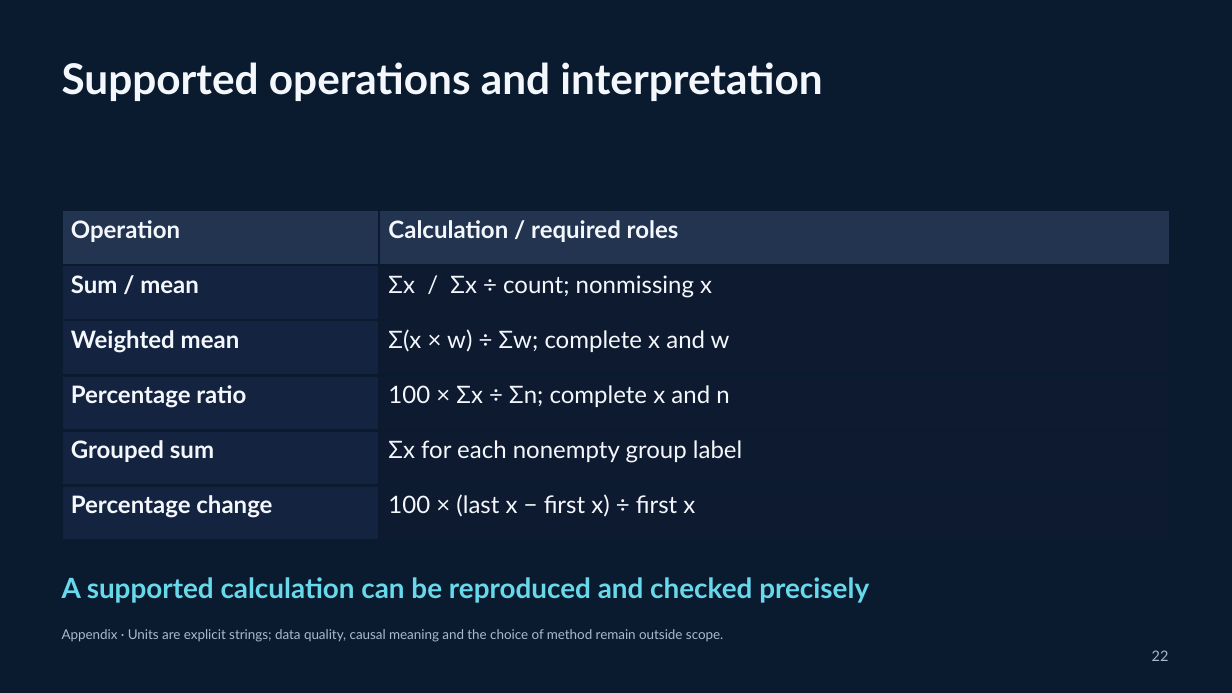
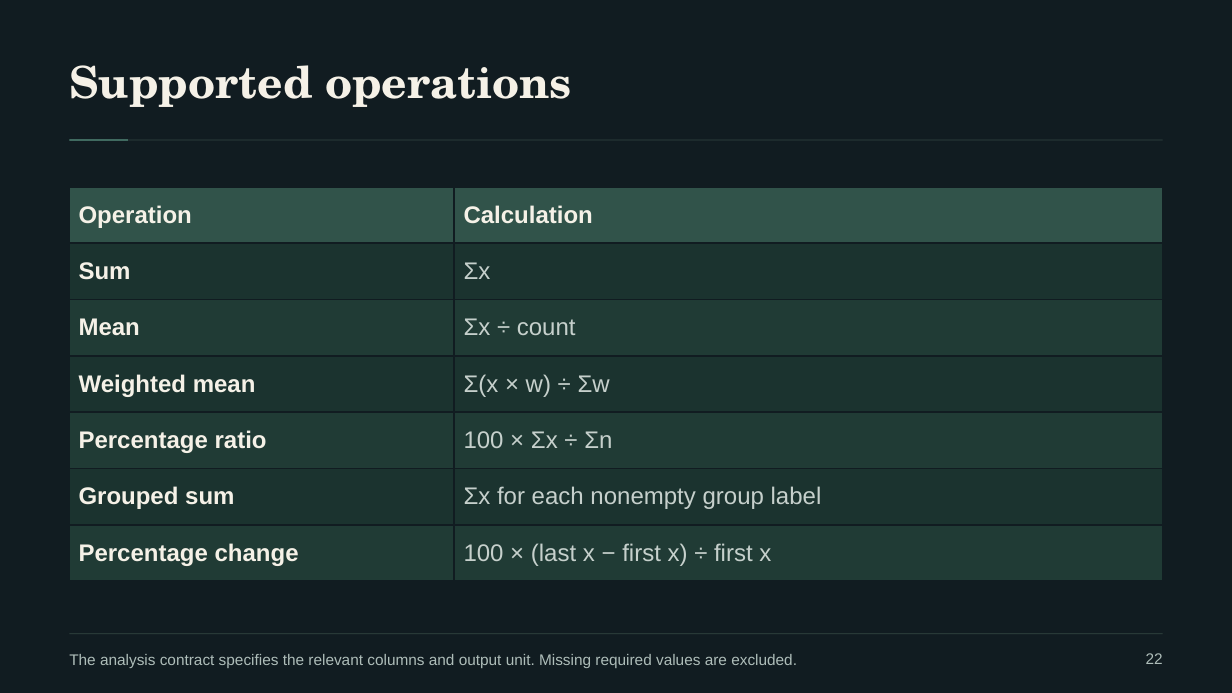
Before and after one commit to naazzarov/trustverify-ai-analysis, a slide deck: slide 22 of presentation/TrustVerify-Dark-Defense.pptx. Drawn at 1232x693 pixels with LibreOffice and Linux fonts; fonts in the diff are those of the drawing. Boxes give left, top, right and bottom in pixels: in the first picture for what was removed or moved away, otherwise in the second. Text is boxed around its words. In the diff, an @@ line names an element or a change of style, - is before the commit and + after.

```diff
--- a/presentation/TrustVerify-Dark-Defense.pptx
+++ b/presentation/TrustVerify-Dark-Defense.pptx
@@ background #0A1B30 to #111C21 @@
@@ text at [69, 65, 571, 107]: text changed; size 33 to 34.5 pt; font Lato to TeX Gyre Schola; text colour #F4F7FC to #F5F1E7 @@
-Supported operations and interpretation
+Supported operations
@@ rectangle added at [69, 140, 1163, 140], fill #354944 @@
@@ rectangle added at [69, 140, 128, 140], fill #81DFC0 @@
@@ table at [69, 187, 1164, 581] @@
-row 1: Operation | Calculation / required roles
-row 2: Sum / mean | Σx / Σx ÷ count; nonmissing x
-row 3: Weighted mean | Σ(x × w) ÷ Σw; complete x and w
-row 4: Percentage ratio | 100 × Σx ÷ Σn; complete x and n
+row 1: Operation | Calculation
+row 2: Sum | Σx
+row 3: Mean | Σx ÷ count
+row 4: Weighted mean | Σ(x × w) ÷ Σw
+row 5: Percentage ratio | 100 × Σx ÷ Σn
@@ table: place and size @@
-table at [62, 210, 1171, 541]
+table at [69, 187, 1164, 581]
@@ text removed at [62, 577, 869, 603] @@
-A supported calculation can be reproduced and checked precisely
@@ text at [69, 654, 797, 668]: text changed; size 10.5 to 12 pt; font Lato to Arial; text colour #AAB9D0 to #AEBDB9 @@
-Appendix · Units are explicit strings; data quality, causal meaning and the choice of method remain outside scope.
+The analysis contract specifies the relevant columns and output unit. Missing required values are excluded.
@@ rectangle added at [69, 633, 1163, 634], fill #354944 @@
@@ text "22" at [1146, 653, 1163, 664]: size 11.2 to 12 pt, font Lato to Arial, text colour #AAB9D0 to #AEBDB9 @@
```
Also in this commit, not shown: 16 other slides changed, 5 slides added, 5 slides removed, 8 other files.
